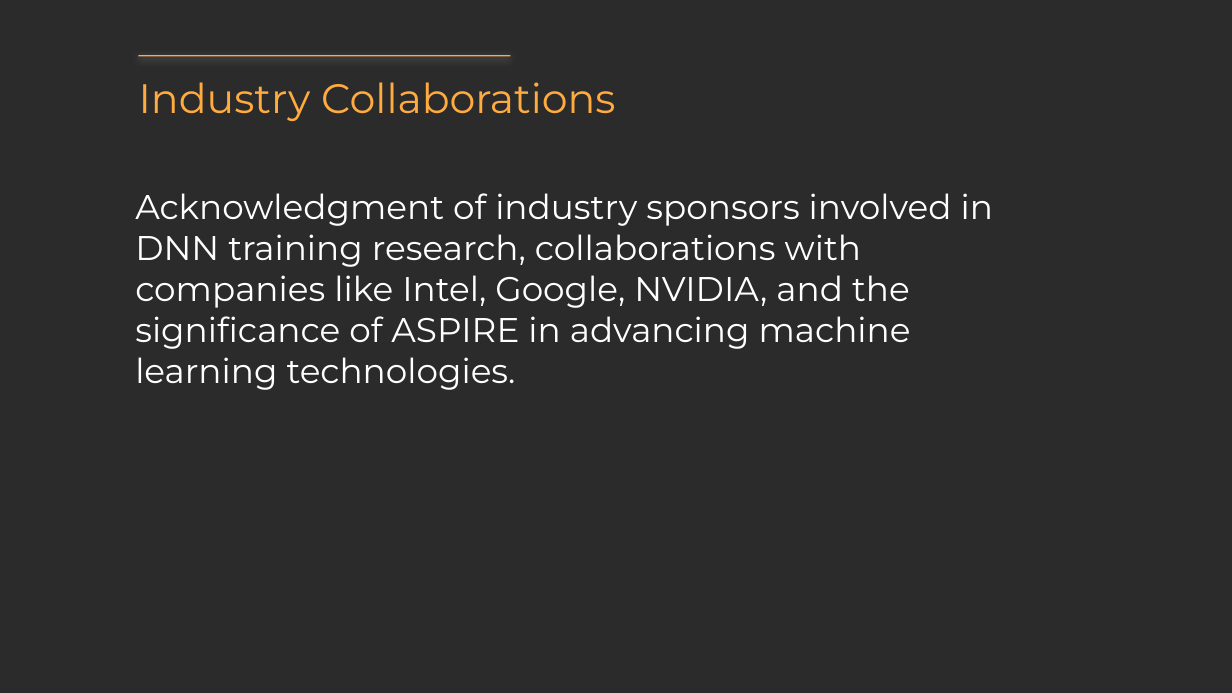
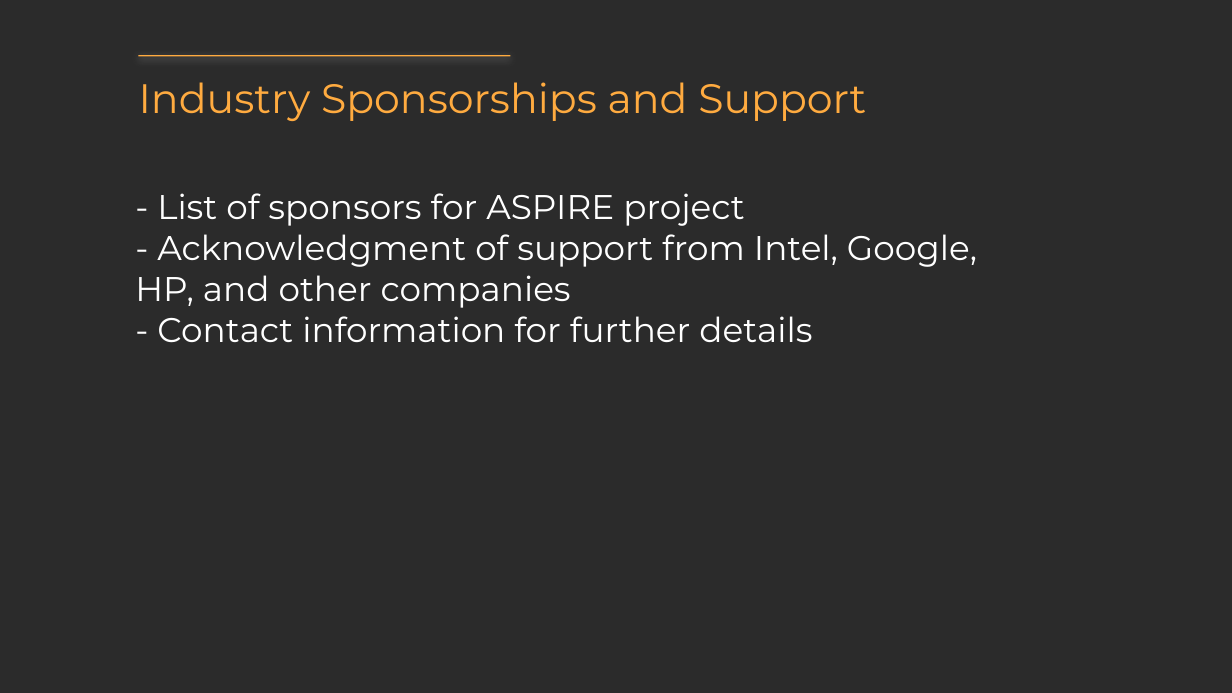
Before and after one commit to StephanieMussi/GRASPER, a slide deck: slide 9 of output/Imagenet training in minutes.pptx (slide 10 before the commit). Drawn at 1232x693 pixels with LibreOffice and Linux fonts; fonts in the diff are those of the drawing; background and template pictures are left out; a plain dark background stands for a picture behind light text. Boxes give left, top, right and bottom in pixels: in the first picture for what was removed or moved away, otherwise in the second. Text is boxed around its words. In the diff, an @@ line names an element or a change of style, - is before the commit and + after.

```diff
--- a/output/Imagenet training in minutes.pptx
+++ b/output/Imagenet training in minutes.pptx
@@ text at (139,82,866,121): text changed @@
-Industry Collaborations
+Industry Sponsorships and Support
@@ text at (135,193,977,342): text changed @@
-Acknowledgment of industry sponsors involved in DNN training research, collaborations with companies like Intel, Google, NVIDIA, and the significance of ASPIRE in advancing machine learning technologies.
+- List of sponsors for ASPIRE project
+- Acknowledgment of support from Intel, Google, HP, and other companies
+- Contact information for further details
```
Also in this commit, not shown: 7 other slides changed, 2 slides added, 2 slides removed, 14 other files.
